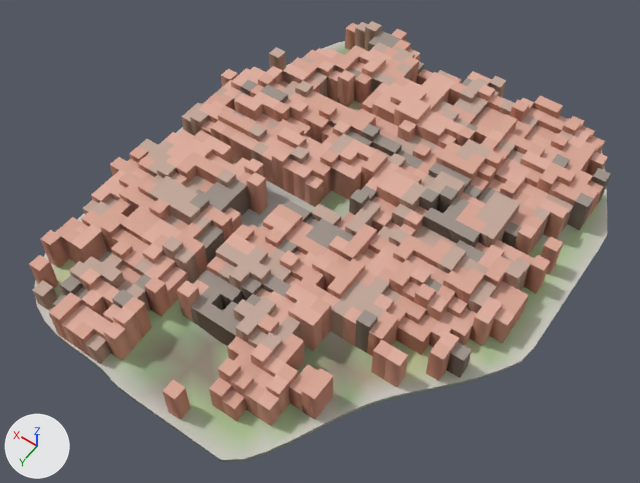
Two versions of the glTF model godot_project/remake/sky/islands/SKY-045.lod1.glb, one commit apart.
Before and after are seen from a 50 mm lens placed at (-143.0, 213.0, 310.0), pointed at (3.0, 8.0, -12.0). Every picture has the same lights, and +X, +Y and +Z are marked at lower left. The picture after the commit comes second. Vertices at exactly the same position are counted once.

In view in the first picture: 'deck', 'rock', 'warren_hull'.
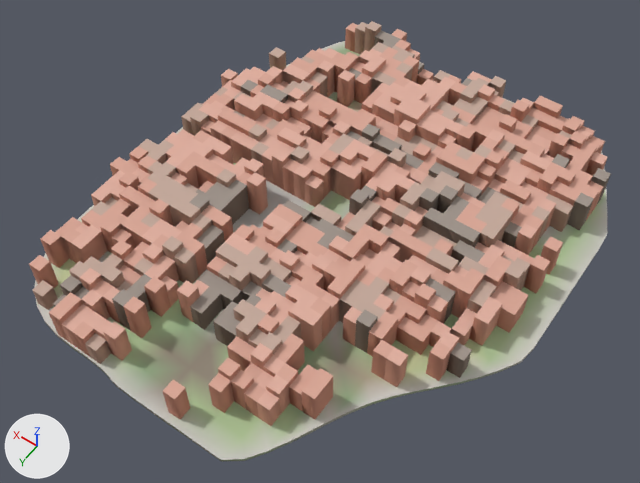
Changed parts and their boxes (x1, y1, x2, y2) in the pictures (640 x 483 px; the box of a moved part takes in the faces that stretch with it):
part 1 of me_warren_hull, moved or reshaped
    before: (297, 108, 579, 343)
    after: (303, 114, 587, 271)
part 2 of me_warren_hull, cut back
    before: (83, 162, 262, 421)
    after: (112, 161, 262, 413)
part 3 of me_warren_hull, moved or reshaped
    before: (284, 31, 445, 107)
    after: (335, 30, 439, 97)
part 4 of me_warren_hull, recoloured
    before: (369, 123, 478, 306)
    after: (369, 123, 478, 323)

What changed in the scene script:
```text
Change me_warren_hull:
    used by ob_warren_hull; location = (0.0, 0.0, 0.0)
    remove me_warren_hull.from_pydata(...)  # 2377 vertices, 5230 faces; spans x -93.0..93.0, y -111.0..117.0, z 0.0..26.0
    add me_warren_hull.from_pydata(...)  # 2356 vertices, 5140 faces; spans x -93.0..93.0, y -111.0..117.0, z 0.0..26.0
    me_warren_hull part 1: 38 vertices removed from x -93.0..-3.0, y -99.0..27.0, z 0.0..20.0; 46 vertices added at x -81.0..9.0, y -93.0..27.0, z 0.0..23.0
    me_warren_hull part 2: 1 vertex moved from x -15.0, y 105.0, z 13.0 to x -15.0, y 105.0, z 16.0; 46 vertices removed from x -27.0..87.0, y 27.0..105.0, z 0.0..23.0; 15 vertices added at x -21.0..69.0, y 33.0..105.0, z 0.0..20.0
    me_warren_hull part 3: 8 vertices removed from x 3.0..51.0, y -93.0..-39.0, z 0.0..23.0; 10 vertices added at x -3.0..45.0, y -99.0..-75.0, z 0.0..23.0
    me_warren_hull part 4: 38 kept faces spanning x -69.0..57.0, y -99.0..93.0, z 0.0..20.0 get new vertex colours
```
